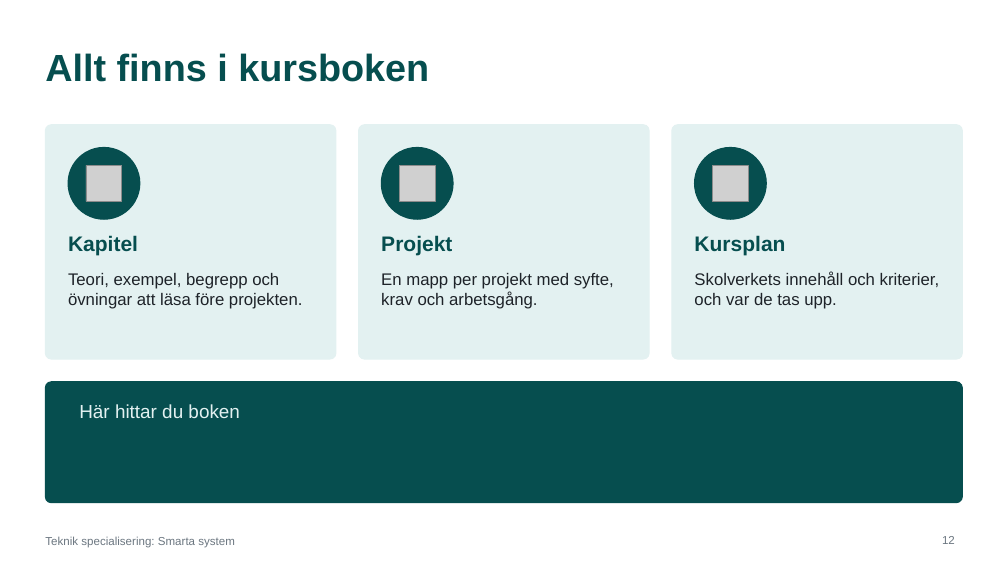
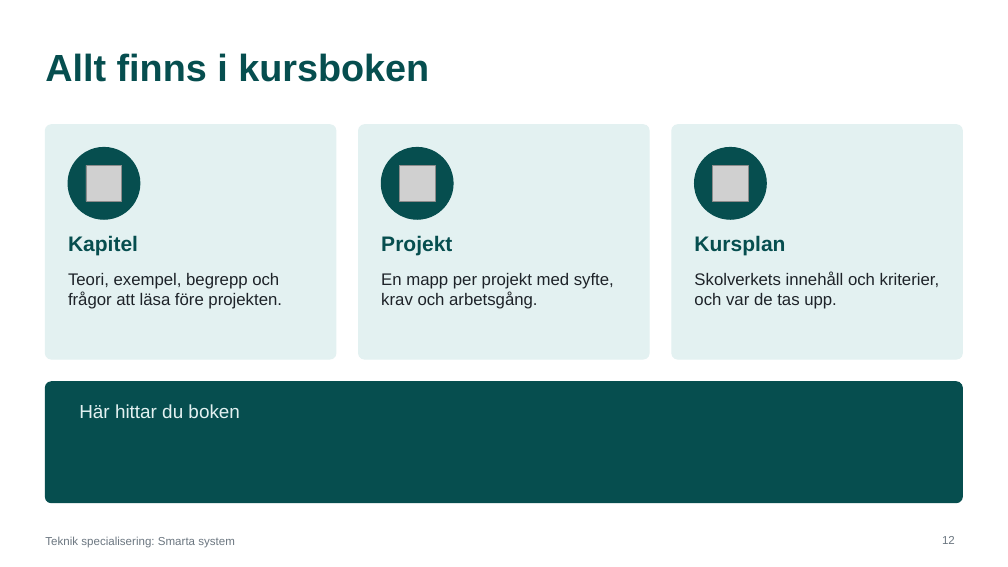
Before and after one commit to abbindustrigymnasium/teknik-specialisering1, a slide deck: slide 12 of Smarta system - Kurspresentation.pptx. Drawn at 1008x567 pixels with LibreOffice and Linux fonts; fonts in the diff are those of the drawing; grey boxes stand for pictures. Boxes give left, top, right and bottom in pixels: in the first picture for what was removed or moved away, otherwise in the second. Text is boxed around its words. In the diff, an @@ line names an element or a change of style, - is before the commit and + after.

```diff
--- a/Smarta system - Kurspresentation.pptx
+++ b/Smarta system - Kurspresentation.pptx
@@ text at (x1=68, y1=273, x2=282, y2=309): text changed @@
-Teori, exempel, begrepp och övningar att läsa före projekten.
+Teori, exempel, begrepp och frågor att läsa före projekten.
```
Also in this commit, not shown: 11 other files.
